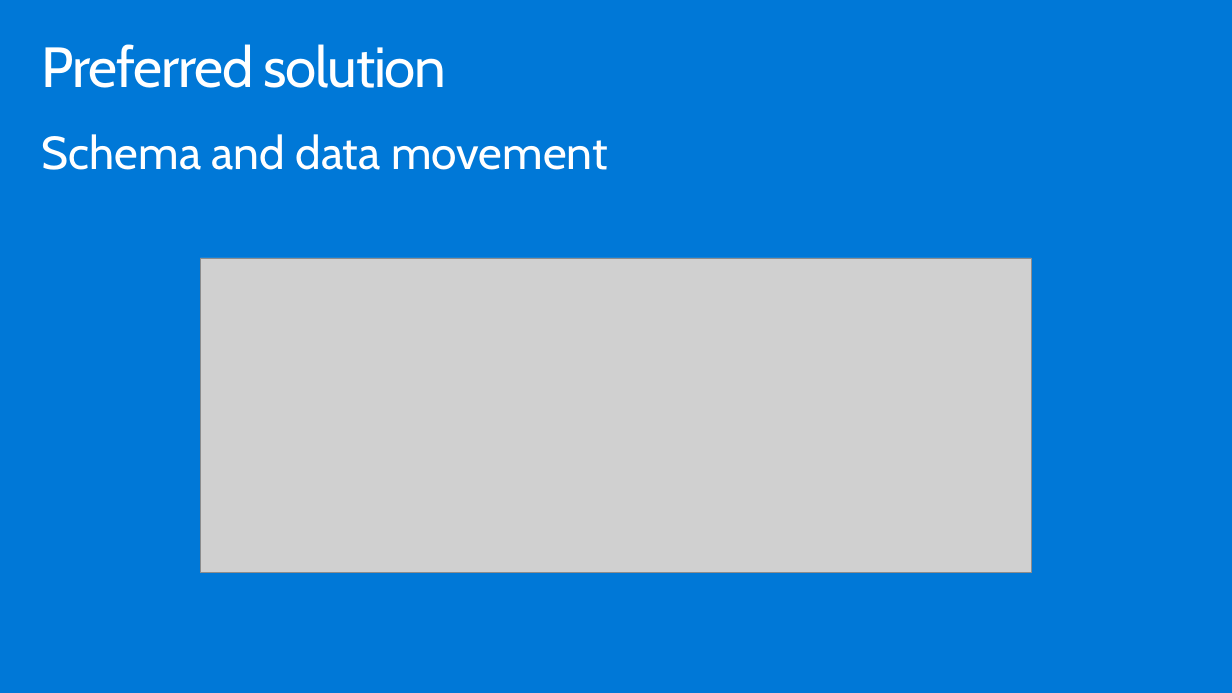
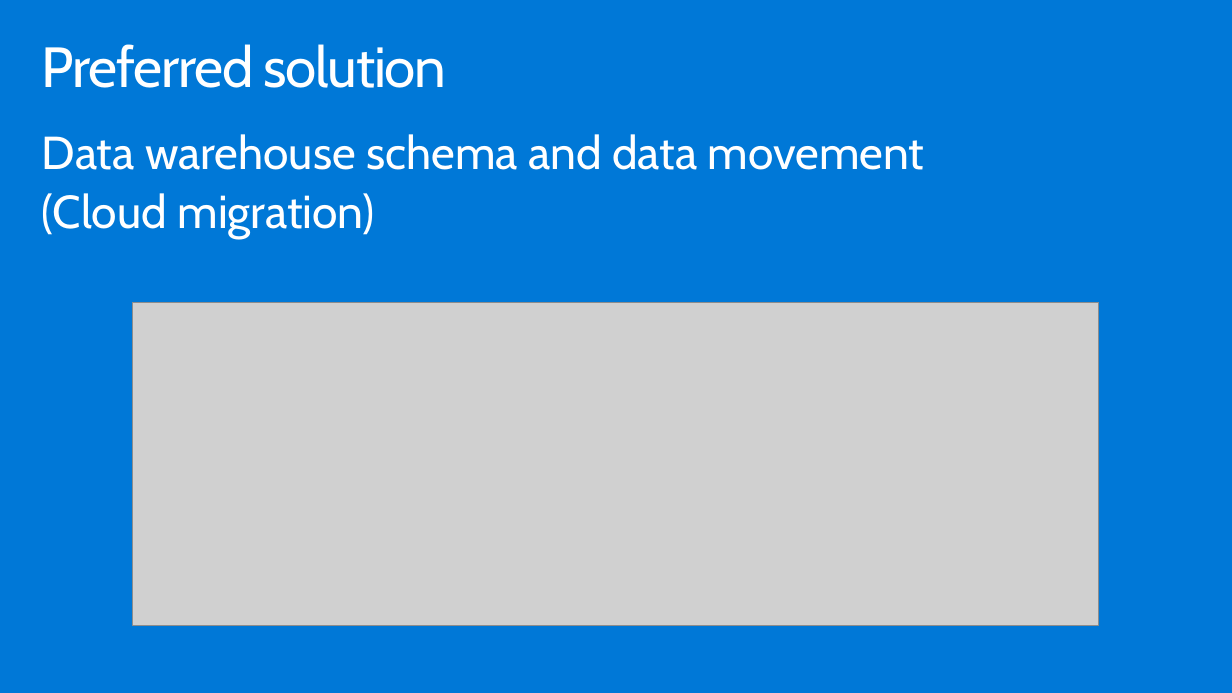
Before and after one commit to tejaswini972/MCW-Data-Platform-upgrade-and-migration, a slide deck: slide 17 of Whiteboard design session/WDS trainer presentation - Data platform upgrade and migration.pptx. Drawn at 1232x693 pixels with LibreOffice and Linux fonts; fonts in the diff are those of the drawing; grey boxes stand for pictures. Boxes give left, top, right and bottom in pixels: in the first picture for what was removed or moved away, otherwise in the second. Text is boxed around its words. In the diff, an @@ line names an element or a change of style, - is before the commit and + after.

Commit message:
Added slide covering data warehouse migration to Azure SQL DB.

```diff
--- a/Whiteboard design session/WDS trainer presentation - Data platform upgrade and migration.pptx
+++ b/Whiteboard design session/WDS trainer presentation - Data platform upgrade and migration.pptx
@@ text at (42,134,925,239): text changed @@
-Schema and data movement
+Data warehouse schema and data movement
+(Cloud migration)
@@ picture: place and size @@
-picture at (201,258,1031,573)
+picture at (133,302,1099,625)
```
Also in this commit, not shown: 1 slide added.
